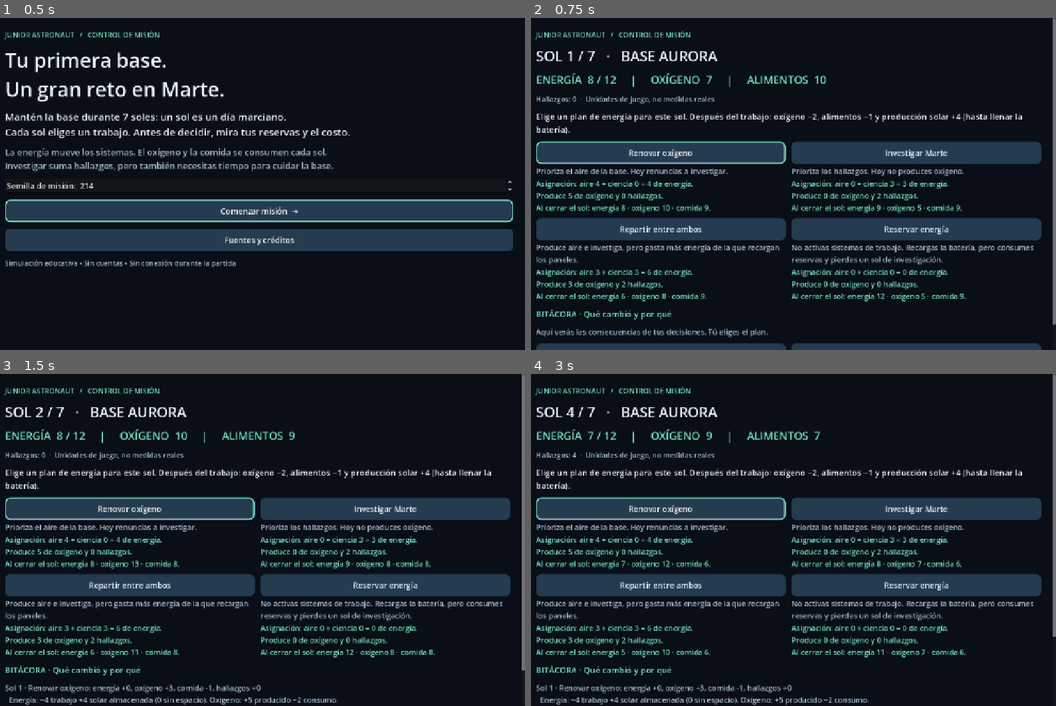
Above: before the commit, frames 1-4 (two rows, left to right).
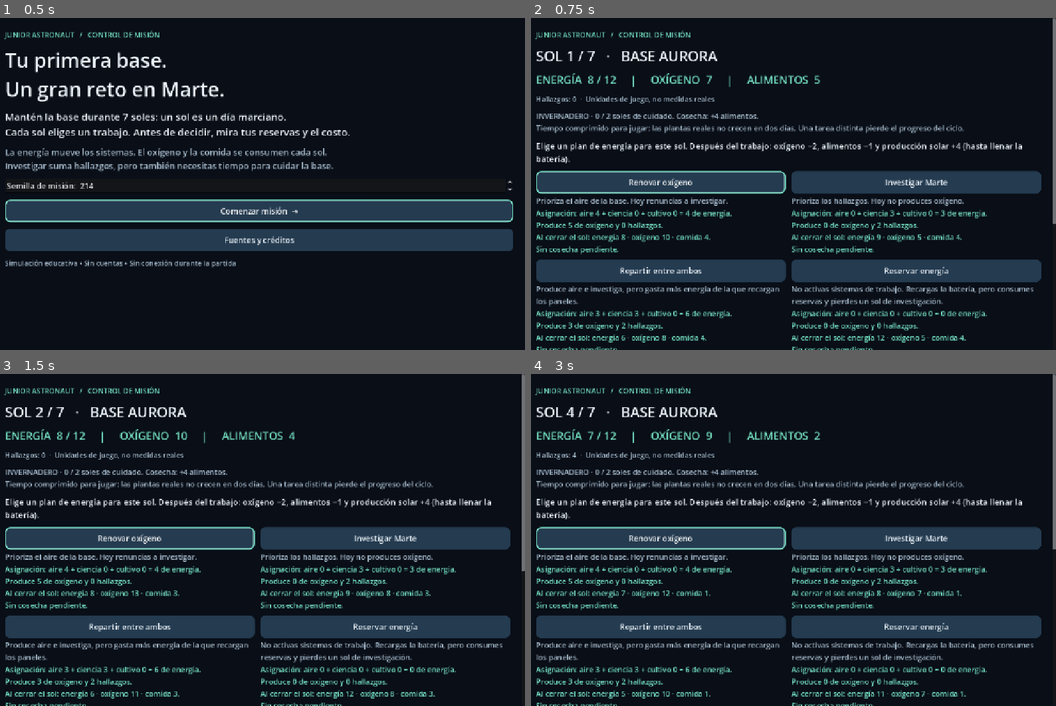
Above: after the commit, the same moments.

Repository: AlejoHuay/Junior-Astronaut-Mission-Trainer-----GAME
Game: Godot game, scene res://scenes/menus/main.tscn
Same seed, same stepped clock (60 frames per second), same inputs: the game is played once before the commit and once after it.
Inputs:
- Up to frame 1 (0.5 s): no input
- Up to frame 2 (0.75 s): click "Comenzar misión →" at 0.5 s
- Up to frame 3 (1.5 s): click "Renovar oxígeno" at 1.25 s
- Up to frame 4 (3 s): click "Investigar Marte" at 2 s; click "Repartir entre ambos" at 2.75 s

Frame 1 is identical in both runs. In frame 2, 38% of the frame differs, in the area x 1-100%, y 17-100%; in frame 3, 37%; in frame 4, 37%.

Commit message:
feat(greenhouse): add delayed harvests and interrupted cultivation

Diff:
--- a/data/balance/mission.json
+++ b/data/balance/mission.json
@@ -4,11 +4,14 @@
     "solar_per_sol": 4,
     "oxygen_per_sol": 2,
     "food_per_sol": 1,
-    "initial": {"energy": 8, "oxygen": 7, "food": 10},
+    "crop_turns": 2,
+    "harvest_food": 4,
+    "initial": {"energy": 8, "oxygen": 7, "food": 5},
     "actions": {
-        "support": {"label": "Renovar oxígeno", "allocation": {"life_support": 4, "science": 0}, "oxygen": 5, "description": "Prioriza el aire de la base. Hoy renuncias a investigar."},
-        "research": {"label": "Investigar Marte", "allocation": {"life_support": 0, "science": 3}, "science": 2, "description": "Prioriza los hallazgos. Hoy no produces oxígeno."},
-        "combined": {"label": "Repartir entre ambos", "allocation": {"life_support": 3, "science": 3}, "oxygen": 3, "science": 2, "description": "Produce aire e investiga, pero gasta más energía de la que recargan los paneles."},
-        "reserve": {"label": "Reservar energía", "allocation": {"life_support": 0, "science": 0}, "description": "No activas sistemas de trabajo. Recargas la batería, pero consumes reservas y pierdes un sol de investigación."}
+        "support": {"label": "Renovar oxígeno", "allocation": {"life_support": 4, "science": 0, "greenhouse": 0}, "oxygen": 5, "description": "Prioriza el aire de la base. Hoy renuncias a investigar."},
+        "research": {"label": "Investigar Marte", "allocation": {"life_support": 0, "science": 3, "greenhouse": 0}, "science": 2, "description": "Prioriza los hallazgos. Hoy no produces oxígeno."},
+        "combined": {"label": "Repartir entre ambos", "allocation": {"life_support": 3, "science": 3, "greenhouse": 0}, "oxygen": 3, "science": 2, "description": "Produce aire e investiga, pero gasta más energía de la que recargan los paneles."},
+        "reserve": {"label": "Reservar energía", "allocation": {"life_support": 0, "science": 0, "greenhouse": 0}, "description": "No activas sistemas de trabajo. Recargas la batería, pero consumes reservas y pierdes un sol de investigación."},
+        "grow": {"label": "Cuidar el cultivo", "allocation": {"life_support": 0, "science": 0, "greenhouse": 3}, "description": "Dedica energía y trabajo al invernadero. Debes cuidarlo en soles consecutivos; otra tarea interrumpe el ciclo y pierde el progreso. Hoy no produces oxígeno ni investigas."}
     }
 }
--- a/src/domain/mission_rules.gd
+++ b/src/domain/mission_rules.gd
@@ -24,12 +24,14 @@
 	if not config.actions.has(action_id):
 		return {"ok": false, "reason": "Acción desconocida."}
 	var action: Dictionary = config.actions[action_id]
-	var cost := int(action.allocation.life_support) + int(action.allocation.science)
+	var cost := int(action.allocation.life_support) + int(action.allocation.science) + int(action.allocation.greenhouse)
 	if state.energy < cost:
 		return {"ok": false, "reason": "Necesitas %d de energía; tienes %d. Faltan %d. La recarga solar llega después del trabajo." % [cost, state.energy, cost - state.energy]}
 	# Only known effects: no RNG draws or state changes while considering a plan.
 	var stored := mini(int(config.solar_per_sol), int(config.battery_capacity) - (state.energy - cost))
+	var crop := _crop_budget(state, int(action.allocation.greenhouse) > 0)
 	return {"ok": true, "reason": action.description, "cost": cost,
+		"crop": crop,
 		"allocation": action.allocation.duplicate(), "oxygen_produced": int(action.get("oxygen", 0)),
 		"oxygen_consumed": int(config.oxygen_per_sol), "food_consumed": int(config.food_per_sol),
 		"solar_generated": int(config.solar_per_sol), "solar_stored": stored,
@@ -37,7 +39,16 @@
 		"science_gained": int(action.get("science", 0)),
 		"energy_after": state.energy - cost + stored,
 		"oxygen_after": maxi(0, state.oxygen + int(action.get("oxygen", 0)) - int(config.oxygen_per_sol)),
-		"food_after": maxi(0, state.food - int(config.food_per_sol))}
+		"food_after": maxi(0, state.food + int(crop.harvest) - int(config.food_per_sol))}
+
+func _crop_budget(state: MissionState, powered: bool) -> Dictionary:
+	var progress := state.crop_progress + 1 if powered else 0
+	var harvested := progress >= int(config.crop_turns)
+	return {"progress_after": 0 if harvested else progress,
+		"harvest": int(config.harvest_food) if harvested else 0,
+		"interrupted": state.crop_progress > 0 and not powered,
+		"remaining": int(config.crop_turns) - progress if powered and not harvested else 0,
+		"due_sol": state.sol + int(config.crop_turns) - progress if powered and not harvested else 0}
 
 func resolve(state: MissionState, action_id: String, expected_sol: int) -> Dictionary:
 	if expected_sol != state.sol:
@@ -50,6 +61,7 @@
 	state.energy = int(check.energy_after)
 	state.oxygen = int(check.oxygen_after)
 	state.food = int(check.food_after)
+	state.crop_progress = int(check.crop.progress_after)
 	state.science += int(check.science_gained)
 	if state.oxygen == 0 or state.food == 0:
 		state.outcome = "La base necesita una pausa: se agotaron las reservas. Prueba otro plan."
--- a/src/domain/mission_state.gd
+++ b/src/domain/mission_state.gd
@@ -9,6 +9,7 @@
 var oxygen: int = 0
 var food: int = 0
 var science: int = 0
+var crop_progress: int = 0
 var mission_seed: int = 0
 var rng_state: int = 0
 var history: Array[Dictionary] = []
@@ -16,5 +17,6 @@
 
 func snapshot() -> Dictionary:
 	return {"phase": phase, "sol": sol, "energy": energy, "oxygen": oxygen,
-		"food": food, "science": science, "seed": str(mission_seed), "rng": str(rng_state),
+		"food": food, "science": science, "crop_progress": crop_progress,
+		"seed": str(mission_seed), "rng": str(rng_state),
 		"history": history.duplicate(true), "outcome": outcome}
--- a/src/infrastructure/game_data.gd
+++ b/src/infrastructure/game_data.gd
@@ -15,7 +15,7 @@
 	return parsed
 
 func validate_balance(value: Dictionary) -> bool:
-	for key in ["mission_sols", "battery_capacity", "solar_per_sol", "oxygen_per_sol", "food_per_sol"]:
+	for key in ["mission_sols", "battery_capacity", "solar_per_sol", "oxygen_per_sol", "food_per_sol", "crop_turns", "harvest_food"]:
 		if not _positive_integer(value.get(key)):
 			return false
 	if not value.get("initial") is Dictionary or not value.get("actions") is Dictionary:
@@ -23,16 +23,18 @@
 	for key in ["energy", "oxygen", "food"]:
 		if not _positive_integer(value.initial.get(key)):
 			return false
-	for key in ["support", "research"]:
+	if value.crop_turns < 2 or value.crop_turns > value.mission_sols:
+		return false
+	for key in ["support", "research", "grow"]:
 		if not value.actions.get(key) is Dictionary:
 			return false
 	for action in value.actions.values():
 		if not action is Dictionary or not action.get("allocation") is Dictionary:
 			return false
-		if action.allocation.size() != 2:
+		if action.allocation.size() != 3:
 			return false
 		var cost: int = 0
-		for system in ["life_support", "science"]:
+		for system in ["life_support", "science", "greenhouse"]:
 			var amount = action.allocation.get(system)
 			if not _number(amount) or amount < 0 or amount > value.battery_capacity:
 				return false
@@ -51,7 +53,9 @@
 	if not value.actions.has("reserve"):
 		return false
 	var reserve: Dictionary = value.actions.reserve
-	if reserve.allocation.life_support != 0 or reserve.allocation.science != 0 or reserve.get("oxygen", 0) != 0 or reserve.get("science", 0) != 0:
+	if reserve.allocation.life_support != 0 or reserve.allocation.science != 0 or reserve.allocation.greenhouse != 0 or reserve.get("oxygen", 0) != 0 or reserve.get("science", 0) != 0:
+		return false
+	if value.actions.grow.allocation.greenhouse <= 0:
 		return false
 	return value.initial.energy <= value.battery_capacity
 
--- a/src/presentation/mission_screen.gd
+++ b/src/presentation/mission_screen.gd
@@ -83,6 +83,7 @@
 	_label(content, "SOL %d / 7   ·   BASE AURORA" % state.sol, 34)
 	_label(content, "ENERGÍA  %d / %d     |     OXÍGENO  %d     |     ALIMENTOS  %d" % [state.energy, session.rules.config.battery_capacity, state.oxygen, state.food], 26, ACCENT)
 	_label(content, "Hallazgos: %d  ·  Unidades de juego, no medidas reales" % state.science, 17, MUTED)
+	_label(content, "INVERNADERO · %d / %d soles de cuidado. Cosecha: +%d alimentos.\nTiempo comprimido para jugar: las plantas reales no crecen en dos días. Una tarea distinta pierde el progreso del ciclo." % [state.crop_progress, session.rules.config.crop_turns, session.rules.config.harvest_food], 18, MUTED)
 	status = _label(content, "Elige un plan de energía para este sol. Después del trabajo: oxígeno −%d, alimentos −%d y producción solar +%d (hasta llenar la batería)." % [session.rules.config.oxygen_per_sol, session.rules.config.food_per_sol, session.rules.config.solar_per_sol], 20)
 	if state.phase == MissionState.Phase.FINISHED:
 		_label(content, state.outcome, 28)
@@ -121,17 +122,28 @@
 		lines.append("Sol %d · %s: energía %+d, oxígeno %+d, comida %+d, hallazgos %+d" % [entry.sol, session.rules.config.actions[entry.action].label, entry.energy, entry.oxygen, entry.food, entry.science])
 		var budget: Dictionary = entry.budget
 		lines.append("  Energía: −%d trabajo +%d solar almacenada (%d sin espacio). Oxígeno: +%d producido −%d consumo." % [budget.cost, budget.solar_stored, budget.solar_spilled, budget.oxygen_produced, budget.oxygen_consumed])
+		lines.append("  Alimentos: +%d cosecha −%d consumo. %s" % [budget.crop.harvest, budget.food_consumed, _crop_text(budget.crop)])
 	return "\n".join(lines)
 
 func _preview_text(preview: Dictionary) -> String:
 	if not preview.ok:
 		return "No disponible: " + str(preview.reason)
-	var text := "Asignación: aire %d + ciencia %d = %d de energía.\nProduce %d de oxígeno y %d hallazgos.\nAl cerrar el sol: energía %d · oxígeno %d · comida %d." % [preview.allocation.life_support, preview.allocation.science, preview.cost, preview.oxygen_produced …(89 unchanged characters)…
+	var text := "Asignación: aire %d + ciencia %d + cultivo %d = %d de energía.\nProduce %d de oxígeno y %d hallazgos.\nAl cerrar el sol: energía %d · oxígeno %d · comida %d." % [preview.allocation.life_support, preview.allocation.science, preview.allocation.greenhouse, preview.cost, preview.oxygen_produced …(89 unchanged characters)…
+	text += "\n" + _crop_text(preview.crop)
 	if preview.solar_spilled > 0:
 		text += "\nBatería llena: %d de energía solar no se almacenan." % preview.solar_spilled
 	if preview.oxygen_after == 0 or preview.food_after == 0:
 		text += "\n¡Atención! Este plan agota una reserva y termina la misión."
 	return text
+
+func _crop_text(crop: Dictionary) -> String:
+	if crop.interrupted:
+		return "Cultivo interrumpido: pierdes el progreso y la energía invertida no se devuelve."
+	if crop.harvest > 0:
+		return "Cosecha este sol: +%d alimentos antes del consumo." % crop.harvest
+	if crop.remaining > 0:
+		return "Cosecha prevista al cerrar sol %d si cuidas %d sol(es) más sin interrupción." % [crop.due_sol, crop.remaining]
+	return "Sin cosecha pendiente."
 
 func _show_sources() -> void:
 	_page()
--- a/tests/run_tests.gd
+++ b/tests/run_tests.gd
@@ -19,7 +19,7 @@
 	var rules := MissionRules.new(config)
 	var first := rules.start(214)
 	var second := rules.start(214)
-	for action in ["support", "research", "support", "research", "support", "research", "support"]:
+	for action in ["grow", "grow", "support", "research", "support", "research", "support"]:
 		check(rules.resolve(first, action, first.sol).ok, "Action resolves")
 		rules.resolve(second, action, second.sol)
 	check(first.snapshot() == second.snapshot(), "Same seed/actions reproduce all state")
@@ -36,6 +36,7 @@
 	bad.oxygen_per_sol = -1
 	check(not data.validate_balance(bad), "Malformed balance rejected")
 	test_energy_budget(config, data)
+	test_crops(config, data)
 	print("Tests: %d assertions, %d failures" % [assertions, failures])
 	quit(1 if failures else 0)
 
@@ -92,3 +93,57 @@
 	var broken_reserve := config.duplicate(true)
 	broken_reserve.actions.reserve.allocation.science = 1
 	check(not data.validate_balance(broken_reserve), "Recovery action must remain available at zero energy")
+
+func test_crops(config: Dictionary, data: GameData) -> void:
+	var rules := MissionRules.new(config)
+	var state := rules.start(214)
+	var before := state.snapshot()
+	var preview := rules.preview(state, "grow")
+	check(preview.crop.harvest == 0 and preview.crop.due_sol == 2, "Planting forecasts conditional harvest without immediate food")
+	check(state.snapshot() == before, "Crop preview preserves state")
+	rules.resolve(state, "grow", 1)
+	check(state.food == 4 and state.crop_progress == 1 and state.energy == 9, "First care costs energy and food without a harvest")
+	preview = rules.preview(state, "grow")
+	check(preview.crop.harvest == 4 and preview.food_after == 7, "Mature harvest preview includes consumption")
+	rules.resolve(state, "grow", 2)
+	check(state.food == 7 and state.crop_progress == 0, "Second consecutive care harvests once and resets cycle")
+	before = state.snapshot()
+	check(not rules.resolve(state, "grow", 2).ok and state.snapshot() == before, "Duplicate turn cannot duplicate harvest")
+	rules.resolve(state, "support", 3)
+	check(state.food == 6 and state.history.back().budget.crop.harvest == 0, "No automatic repeated harvest")
+	state = rules.start(214)
+	rules.resolve(state, "grow", 1)
+	preview = rules.preview(state, "support")
+	check(preview.crop.interrupted and preview.crop.progress_after == 0, "Changing task warns about lost crop")
+	rules.resolve(state, "support", 2)
+	check(state.crop_progress == 0 and state.food == 3 and state.energy == 9, "Interruption loses progress without refund")
+	rules.resolve(state, "grow", 3)
+	check(state.crop_progress == 1 and state.food == 2, "Restart needs the entire growth cycle")
+	state.energy = 0
+	before = state.snapshot()
+	check(not rules.resolve(state, "grow", 4).ok and state.snapshot() == before, "Unaffordable care does not advance or destroy crop")
+	rules.resolve(state, "reserve", 4)
+	check(state.crop_progress == 0 and state.food == 1, "Choosing to reserve interrupts cultivation")
+	state = rules.start(214)
+	state.food = 1
+	state.crop_progress = 1
+	rules.resolve(state, "grow", 1)
+	check(state.food == 4 and state.phase == MissionState.Phase.DECISION, "Harvest arrives before daily consumption and rescues low food")
+	state = rules.start(214)
+	state.food = 1
+	rules.resolve(state, "grow", 1)
+	check(state.food == 0 and state.phase == MissionState.Phase.FINISHED, "Starting cultivation too late does not prevent shortage")
+	state = rules.start(214)
+	state.sol = 7
+	preview = rules.preview(state, "grow")
+	check(preview.crop.due_sol == 8, "Late planting explicitly forecasts beyond mission end")
+	for invalid in [0, 1, 8, 2.5, "2"]:
+		var bad := config.duplicate(true)
+		bad.crop_turns = invalid
+		check(not data.validate_balance(bad), "Invalid growth duration rejected")
+	var bad_yield := config.duplicate(true)
+	bad_yield.harvest_food = -4
+	check(not data.validate_balance(bad_yield), "Invalid yield rejected")
+	var free_crop := config.duplicate(true)
+	free_crop.actions.grow.allocation.greenhouse = 0
+	check(not data.validate_balance(free_crop), "Free cultivation rejected")
--- /dev/null
+++ b/tests/smoke_scene.gd
@@ -0,0 +1,27 @@
+extends SceneTree
+
+# Exercises real presentation callbacks; the CLI runner also rejects script errors in the log.
+func _initialize() -> void:
+	call_deferred("exercise_scene")
+
+func exercise_scene() -> void:
+	var packed := load("res://scenes/menus/main.tscn") as PackedScene
+	var screen = packed.instantiate()
+	root.add_child(screen)
+	await process_frame
+	screen.session.start(214)
+	for action in ["grow", "grow", "support", "grow", "support", "research", "support"]:
+		screen.session.choose(action, screen.session.state.sol)
+		await process_frame
+	if screen.session.state.phase != MissionState.Phase.FINISHED:
+		printerr("FAIL: scene did not reach the mission result")
+		quit(1)
+		return
+	screen._show_sources()
+	await process_frame
+	screen._show_menu()
+	await process_frame
+	screen.queue_free()
+	await process_frame
+	print("Scene smoke: menu, cultivation, harvest, interruption, result and sources loaded")
+	quit(0)
Not shown, changed: docs/ARCHITECTURE.md
Not shown, changed: scripts/godot.ps1
